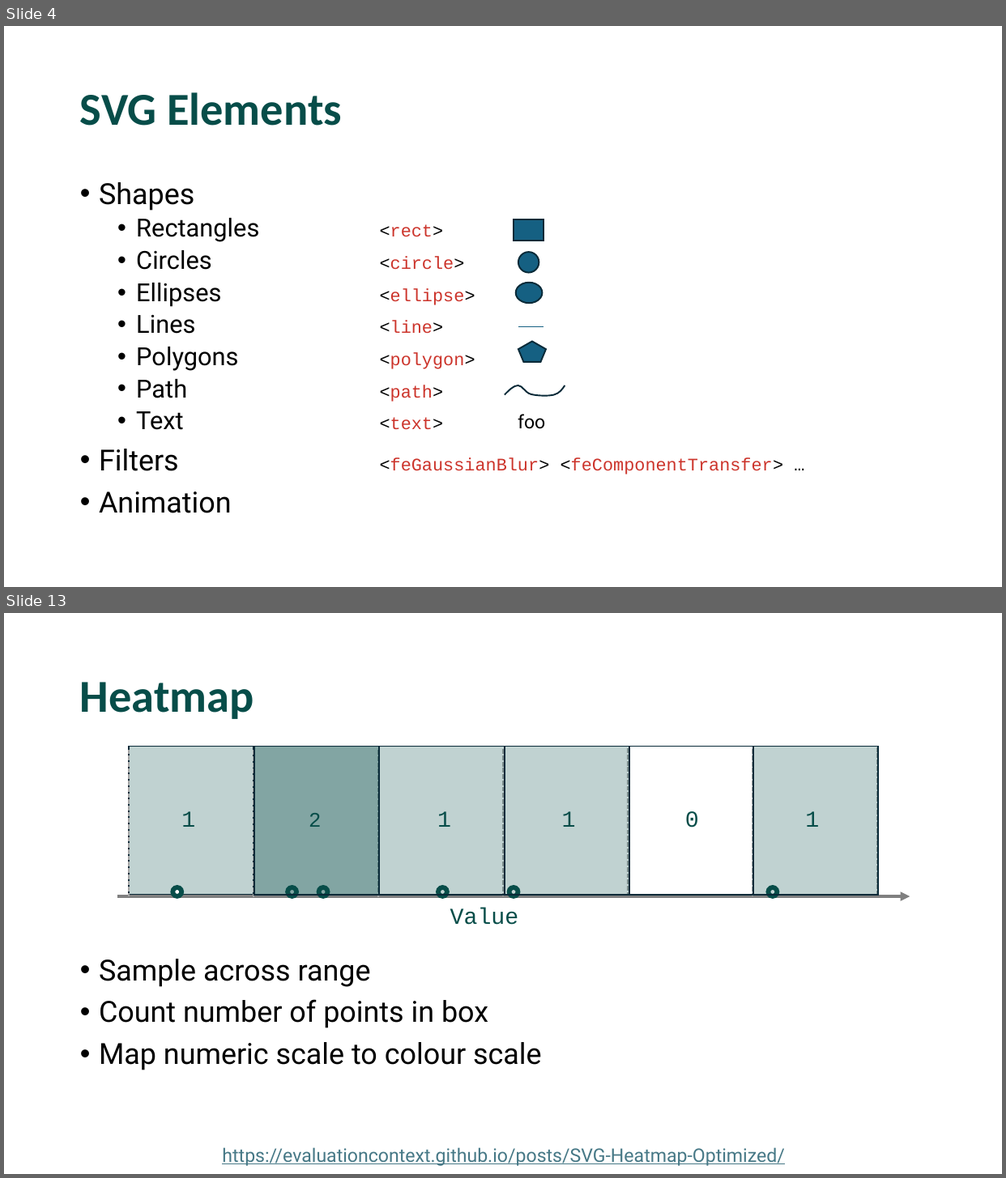
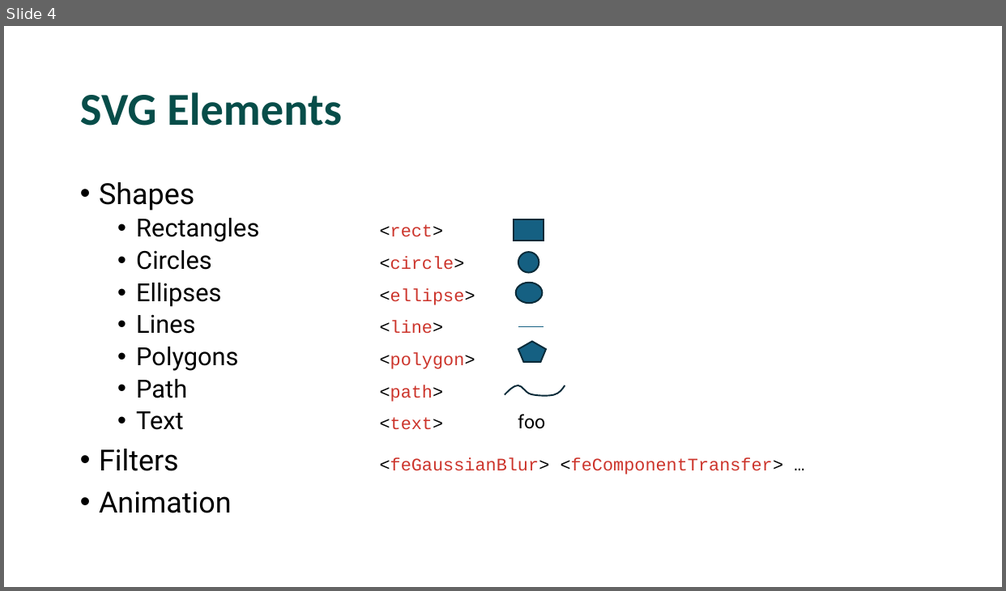
Before and after one commit to EvaluationContext/evaluationcontext.github.io, a slide deck: Resources/presentations/25-11-Devon/SVGs.pptx. Shown one above the other, each under a label of ours: slides 4 and 13 before the commit, slide 4 after it; the slides between them are not shown. The pictures are 1006x1178 and 1006x591 pixels, drawn with LibreOffice and Linux fonts; fonts in the diff are those of the drawing. Boxes give left, top, right and bottom in pixels: in the first picture for what was removed or moved away, otherwise in the second. Text is boxed around its words. In the diff, an @@ line names an element or a change of style, - is before the commit and + after.

```diff
--- a/Resources/presentations/25-11-Devon/SVGs.pptx
+++ b/Resources/presentations/25-11-Devon/SVGs.pptx
@@ slide 13 removed at <box>4,613,1002,1174</box>, background #FFFFFF @@
@@ title removed at <box>80,682,254,719</box> @@
-Heatmap
@@ rectangle removed at <box>129,747,254,895</box> @@
@@ line removed from (129, 749) to (129, 897) @@
@@ line removed from (253, 750) to (253, 897) @@
@@ rectangle removed at <box>254,747,379,895</box> @@
@@ line removed from (378, 750) to (378, 897) @@
@@ rectangle removed at <box>380,747,505,895</box> @@
@@ line removed from (503, 749) to (503, 897) @@
@@ rectangle removed at <box>505,747,630,895</box> @@
@@ line removed from (628, 748) to (628, 896) @@
@@ rectangle removed at <box>629,747,754,895</box> @@
@@ line removed from (752, 749) to (752, 897) @@
@@ rectangle removed at <box>753,747,879,895</box> @@
@@ line removed from (878, 747) to (878, 895) @@
@@ text removed at <box>181,811,195,827</box> @@
-1
@@ text removed at <box>309,813,321,827</box> @@
-2
@@ text removed at <box>437,811,451,827</box> @@
-1
@@ text removed at <box>562,811,576,827</box> @@
-1
@@ text removed at <box>685,811,699,828</box> @@
-0
@@ text removed at <box>805,811,819,827</box> @@
-1
@@ arrow removed from (117, 897) to (910, 897) @@
@@ ellipse removed at <box>172,888,181,897</box> @@
@@ ellipse removed at <box>288,888,296,897</box> @@
@@ ellipse removed at <box>319,888,328,897</box> @@
@@ ellipse removed at <box>438,888,447,897</box> @@
@@ ellipse removed at <box>509,888,518,897</box> @@
@@ ellipse removed at <box>769,888,778,897</box> @@
@@ text removed at <box>450,908,519,925</box> @@
-Value
@@ text removed at <box>99,959,542,1071</box> @@
-• Sample across range
-• Count number of points in box
-• Map numeric scale to colour scale
@@ text removed at <box>222,1148,784,1166</box> @@
-https://evaluationcontext.github.io/posts/SVG-Heatmap-Optimized/
```
Also in this commit, not shown: 1 slide changed, 20 other slides removed, 32 other files.
